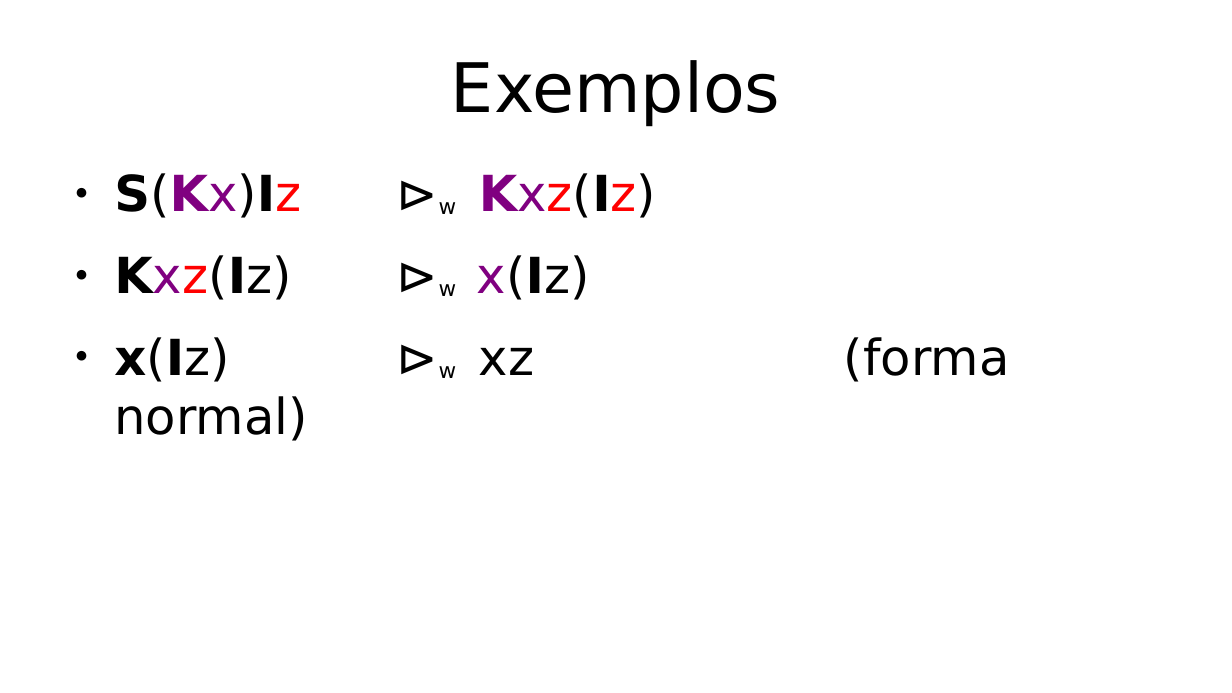
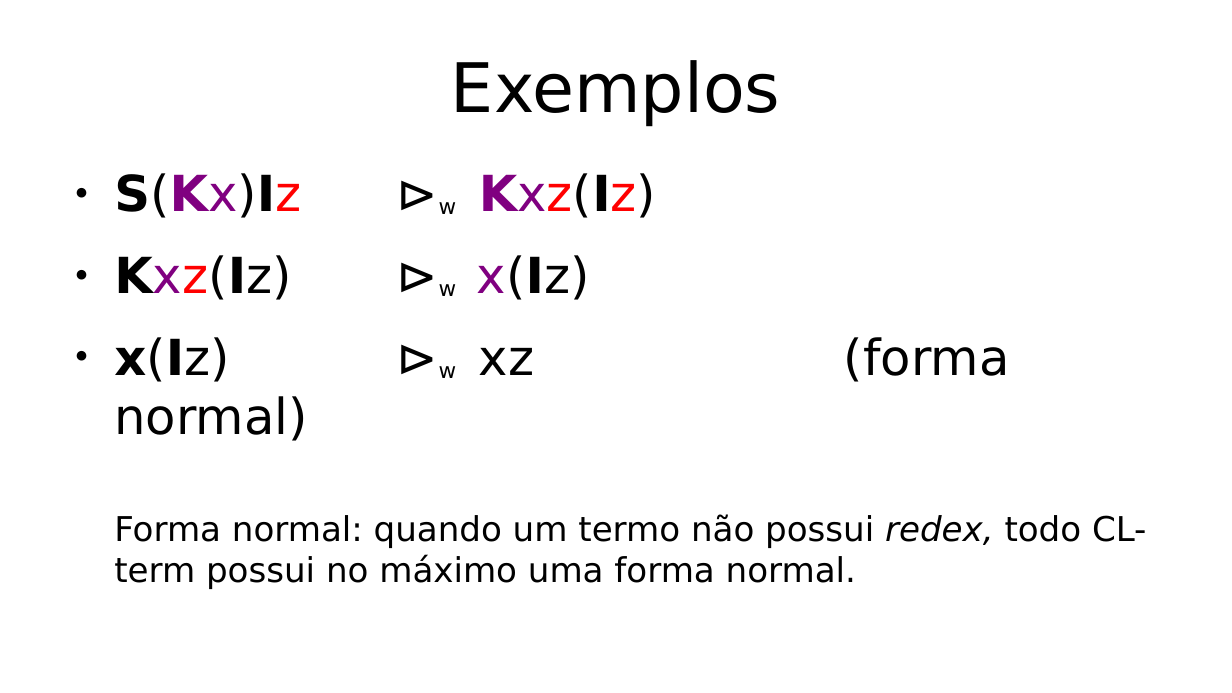
Before and after one commit to hlah/teoria_da_computacao, a slide deck: slide 11 of pesquisa/slides.odp. Drawn at 1232x693 pixels with LibreOffice and Linux fonts; fonts in the diff are those of the drawing. Boxes give left, top, right and bottom in pixels: in the first picture for what was removed or moved away, otherwise in the second. Text is boxed around its words. In the diff, an @@ line names an element or a change of style, - is before the commit and + after.

```diff
--- a/pesquisa/slides.odp
+++ b/pesquisa/slides.odp
@@ text at <box>114,514,1146,589</box>: paragraph added @@
+Forma normal: quando um termo não possui redex, todo CL-term possui no máximo uma forma normal.
```
Also in this commit, not shown: 7 other slides changed, 1 other file.
